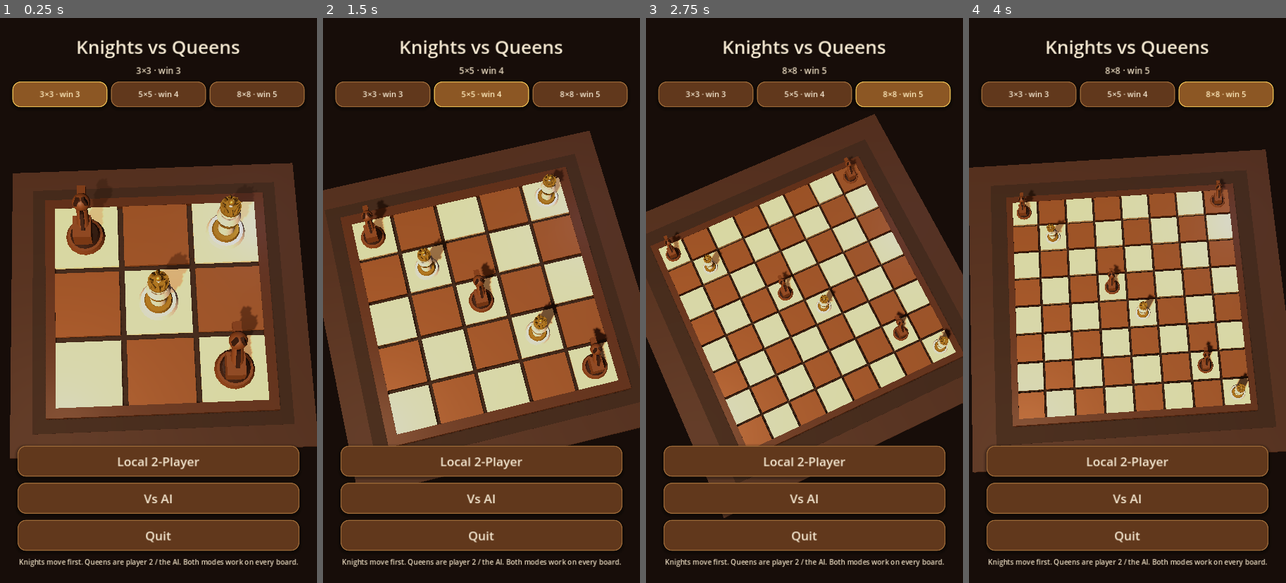
Above: before the commit, frames 1-4 (left to right).
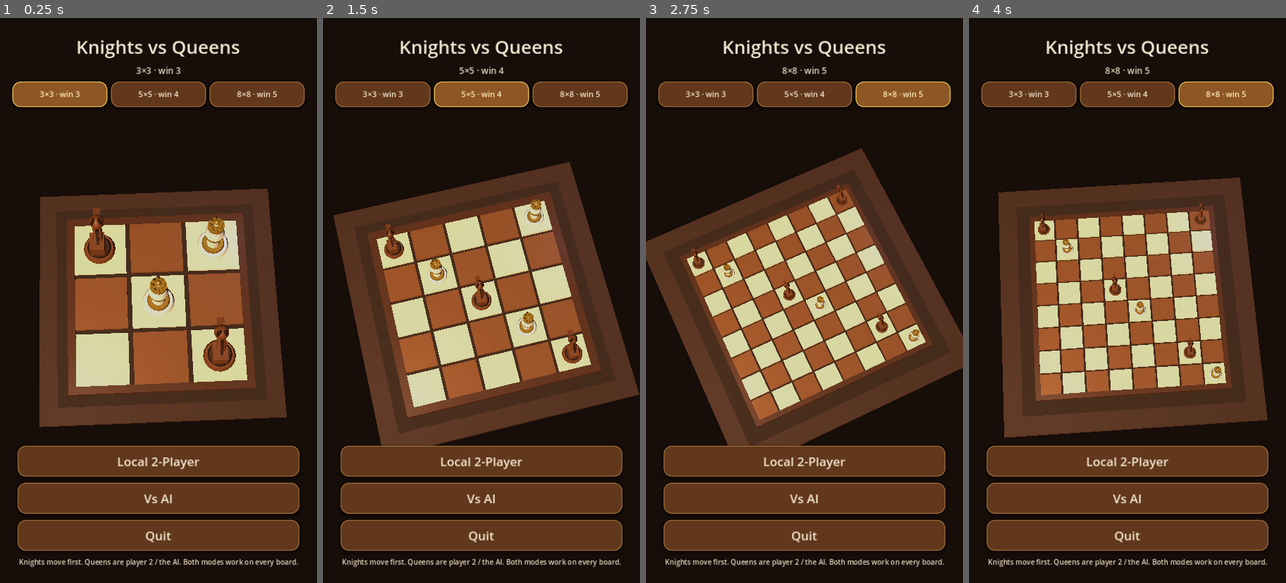
Above: after the commit, the same moments.

Repository: amateurcoder20/Project1
Game: Godot game, scene res://scenes/main_menu.tscn
Same seed, same stepped clock (60 frames per second), same inputs: the game is played once before the commit and once after it.
Inputs:
- Up to frame 1 (0.25 s): no input
- Up to frame 2 (1.5 s): click "3×3 · win 3" at 0.5 s; click "5×5 · win 4" at 1.25 s
- Up to frame 3 (2.75 s): click "8×8 · win 5" at 2 s
- Up to frame 4 (4 s): click "Local 2-Player" at 2.75 s; click "Menu" at 3.5 s

The runs differ from the first frame. In frame 1, 30% of the frame differs, in the area x 3-100%, y 25-78%; in frame 2, 32%; in frame 3, 33%; in frame 4, 36%, in the area x 0-100%, y 23-81%.

Commit message:
Pull the menu preview camera back so the whole board sits between the HUD
Co-authored-by: amateurcoder20 <amateurcoder20@users.noreply.github.com>

Diff:
--- a/scripts/main_menu.gd
+++ b/scripts/main_menu.gd
@@ -49,8 +49,8 @@
 	WorldLook.add_lights(self, _board.board_half())
 	var vp := get_viewport().get_visible_rect().size
 	var aspect := 0.56 if vp.y < 1.0 else vp.x / vp.y
-	# Menu is a closer hero shot; still keep the whole board in frame.
-	WorldLook.frame_board(_cam, _board.board_half(), pitch * 1.4, aspect)
+	# Sit the whole preview board in the gap between the chips and Local 2-Player.
+	WorldLook.frame_board(_cam, _board.board_half() * 1.28, pitch * 1.5, aspect)
 
 
 func _place_preview_pieces() -> void:
